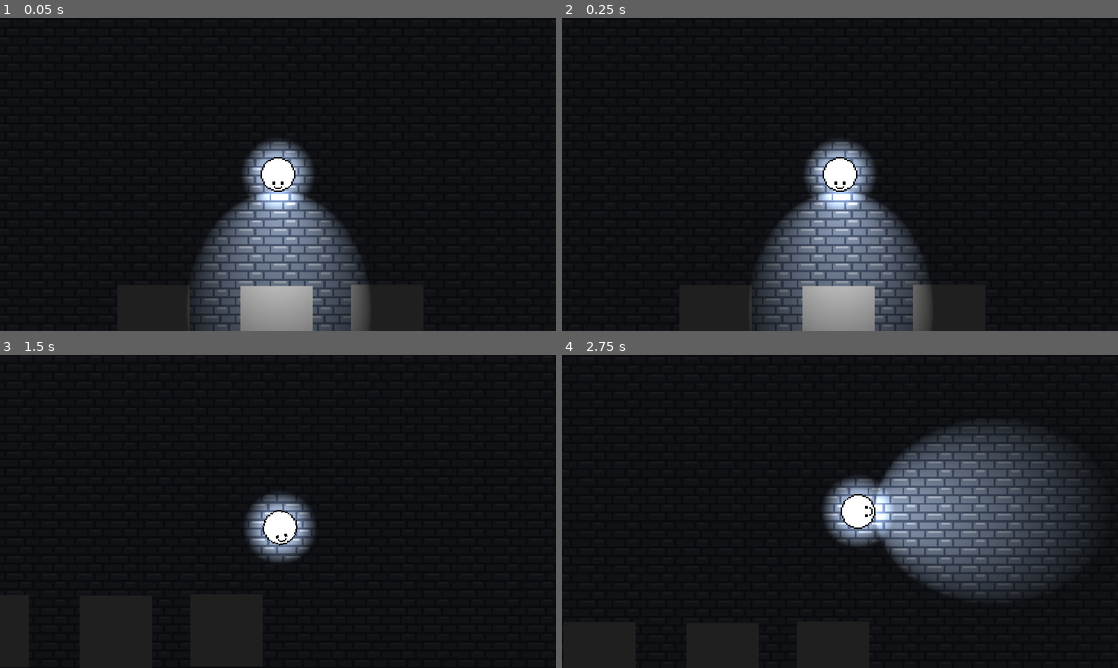
Above: before the commit, frames 1-4 (two rows, left to right).
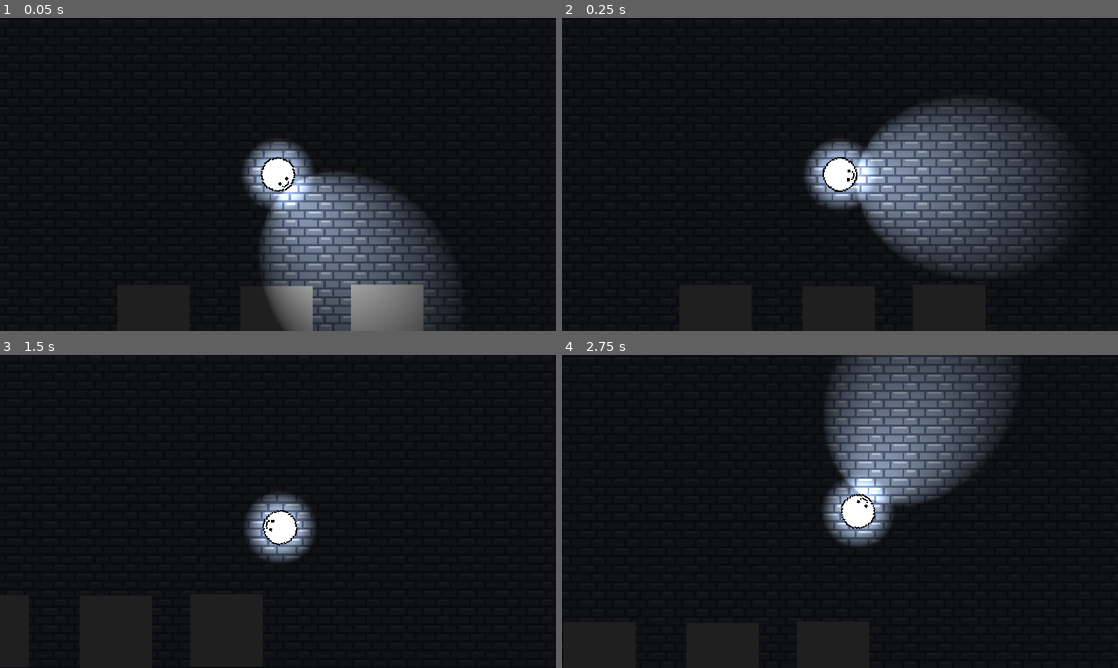
Above: after the commit, the same moments.

Repository: ToumaKamijou/Game-Making-A3
Game: Godot game, scene res://scenes/2D/levels/test_level.tscn
The game is run twice, just before and just after one commit, with the same random seed, the same clock (stepped at 60 frames per second) and the same inputs.
Inputs (mouse positions are in pixels of both pictures, inside the frame that each line leads up to):
- Up to frame 1 (0.05 s): no input
- Up to frame 2 (0.25 s): no input
- Up to frame 3 (1.5 s): tap Enter at 0.5 s; move the mouse to (400, 495) at 0.52 s; hold D (move_right) 0.53-1.28 s; hold Space (change_flash_color) 0.53-1.28 s; move the mouse to (166, 527) at 1.27 s; hold S (move_down) from 1.28 s (still down); tap F (show_flashlight) at 1.35 s
- Up to frame 4 (2.75 s): move the mouse to (895, 442) at 2.02 s; release S (move_down) at 2.03 s; hold D (move_right) from 2.03 s (still down); tap R at 2.1 s

The runs differ from the first frame. In frame 1, 16% of the frame differs, in the area x 34-82%, y 44-100%; in frame 2, 26%, in the area x 34-91%, y 25-100%; in frame 3, 0.1%; in frame 4, 24%.

Commit message:
mouse rotation control

Diff:
--- a/a-3-game/scripts/2D/player/player.gd
+++ b/a-3-game/scripts/2D/player/player.gd
@@ -35,9 +35,9 @@
 
 	if movement_dir:
 		velocity = movement_dir * _walk_speed
-		_sprite.rotation = lerp_angle(_sprite.rotation, movement_dir.angle() - PI / 2, delta * 10)
 	else:
 		velocity = velocity.move_toward(Vector2.ZERO, _deceleration * delta)
+	_sprite.rotation = lerp_angle(_sprite.rotation, get_global_mouse_position().angle_to_point(position) + PI / 2, delta * 10)
 
 	move_and_slide()
 
Not shown: 1 places in a-3-game/scenes/2D/levels/test_level.tscn that only renumber resources
